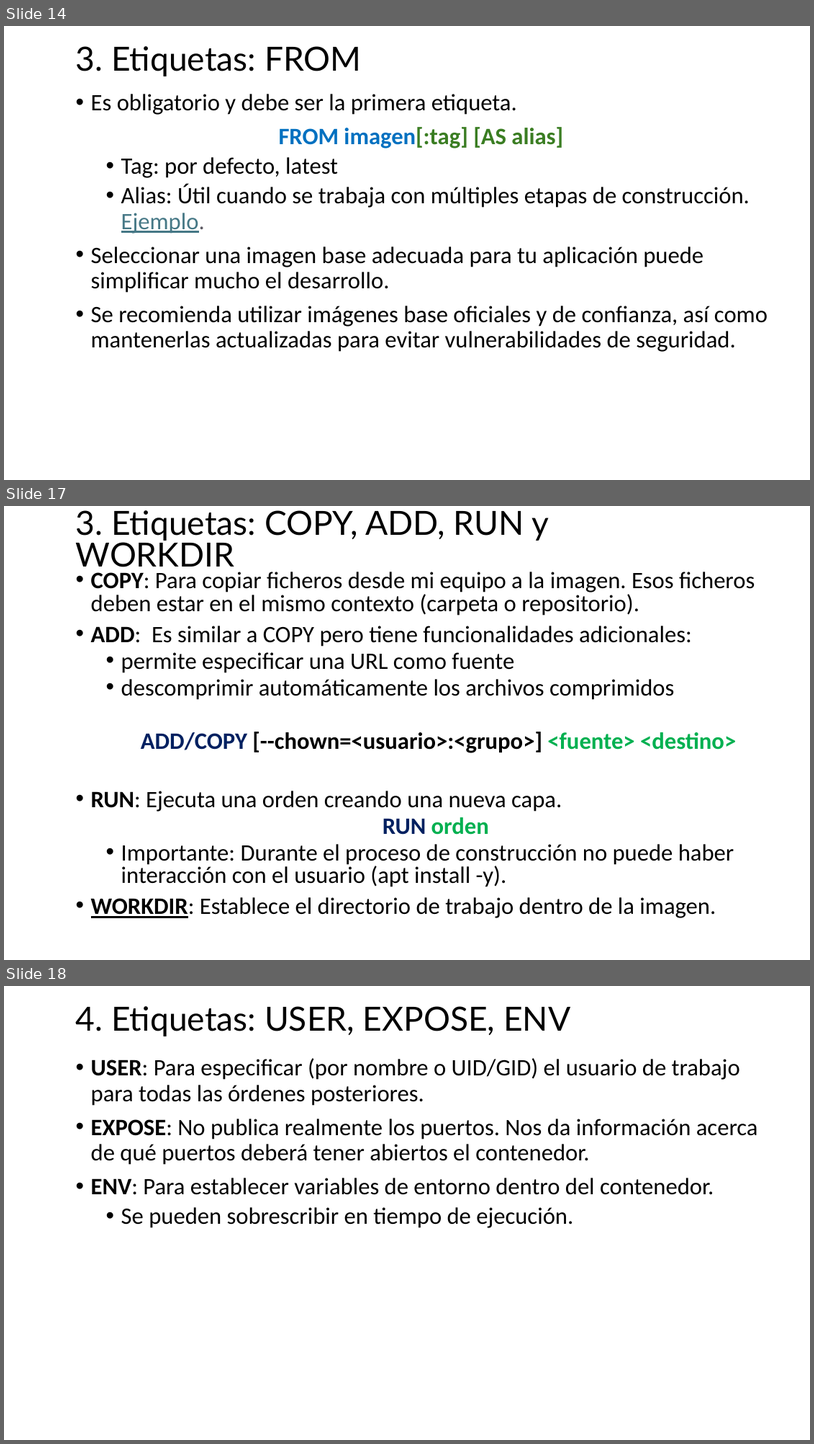
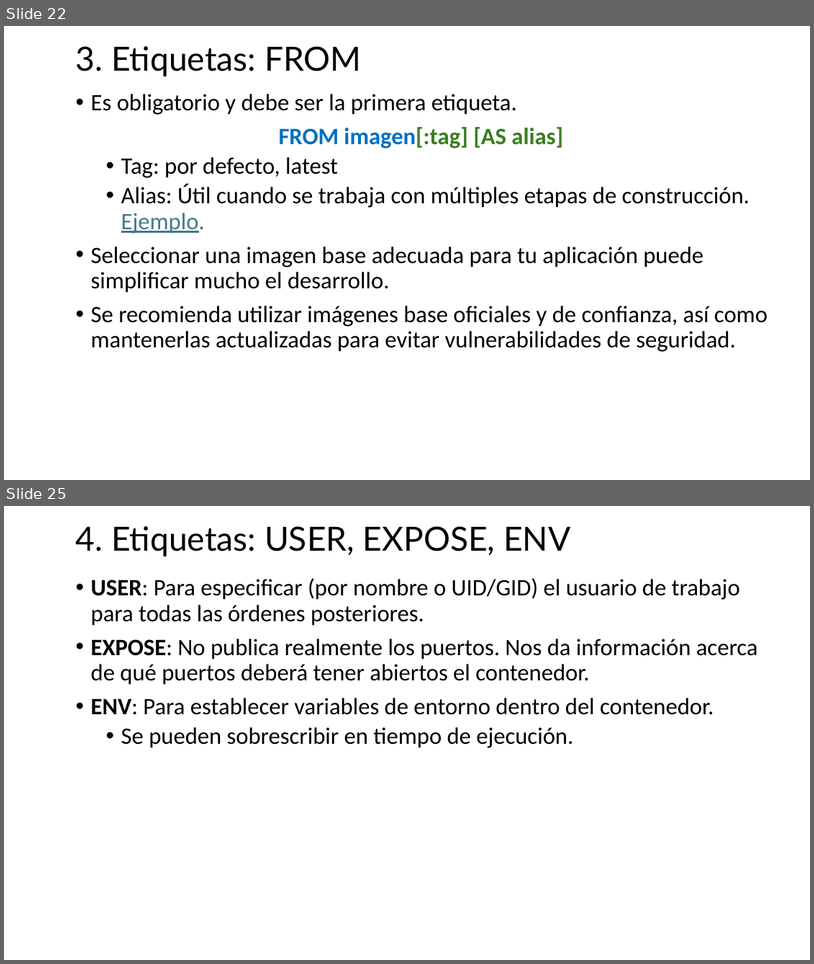
Before and after one commit to jpaniorte/docker25, a slide deck: ppt/3_Dockerfile.pptx. Shown one above the other, each under a label of ours: slides 14, 17 and 18 before the commit, slides 22 and 25 after it; the slides between them are not shown. The pictures are 814x1444 and 814x964 pixels, drawn with LibreOffice and Linux fonts; fonts in the diff are those of the drawing. Boxes give left, top, right and bottom in pixels: in the first picture for what was removed or moved away, otherwise in the second. Text is boxed around its words. In the diff, an @@ line names an element or a change of style, - is before the commit and + after.

```diff
--- a/ppt/3_Dockerfile.pptx
+++ b/ppt/3_Dockerfile.pptx
@@ slide 17 removed at (4, 506, 810, 960), background #FFFFFF @@
@@ text removed at (76, 510, 549, 573) @@
-3. Etiquetas: COPY, ADD, RUN y WORKDIR
@@ text removed at (91, 572, 755, 918) @@
-• COPY: Para copiar ficheros desde mi equipo a la imagen. Esos ficheros deben estar en el mismo contexto (carpeta o repositorio).
-• ADD: Es similar a COPY pero tiene funcionalidades adicionales:
-  • permite especificar una URL como fuente
-  • descomprimir automáticamente los archivos comprimidos
-  ADD/COPY [--chown=<usuario>:<grupo>] <fuente> <destino>
-• RUN: Ejecuta una orden creando una nueva capa.
-  RUN orden
-  • Importante: Durante el proceso de construcción no puede haber interacción con el usuario (apt install -y).
-• WORKDIR: Establece el directorio de trabajo dentro de la imagen.
@@ what was slide 14 is now slide 22 @@
@@ what was slide 18 is now slide 25 @@
```
Also in this commit, not shown: 7 slides changed, 14 slides added, 2 other slides removed, 3 other files.
